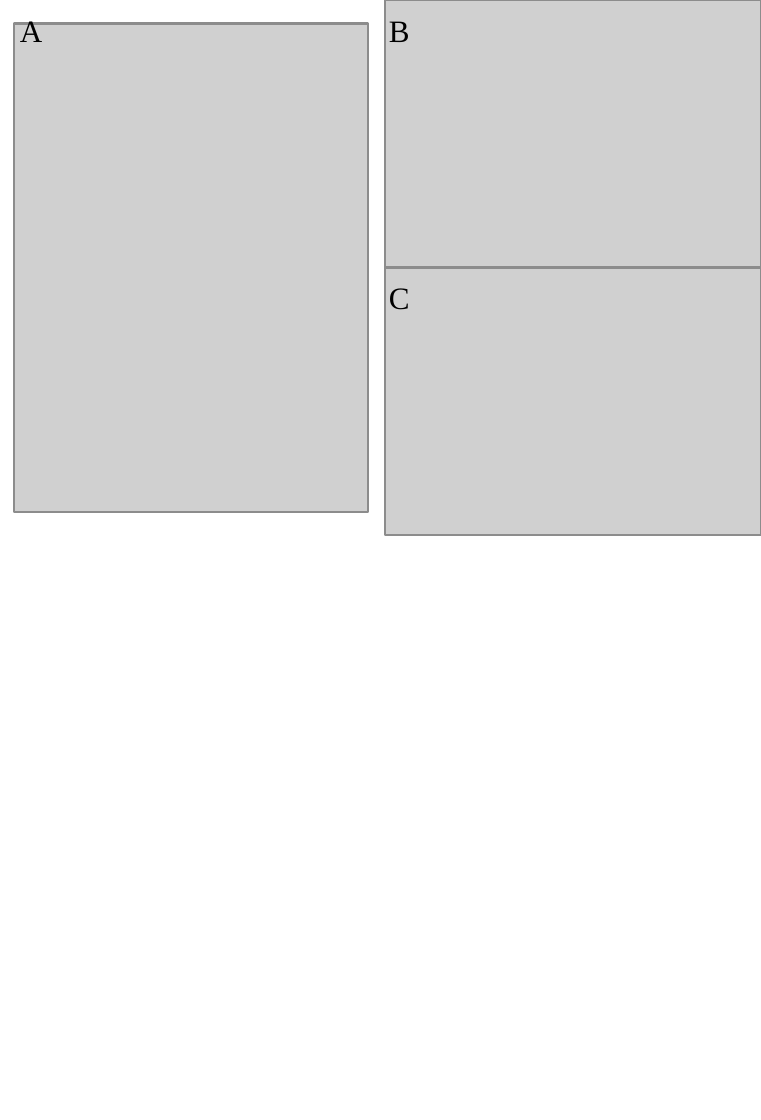
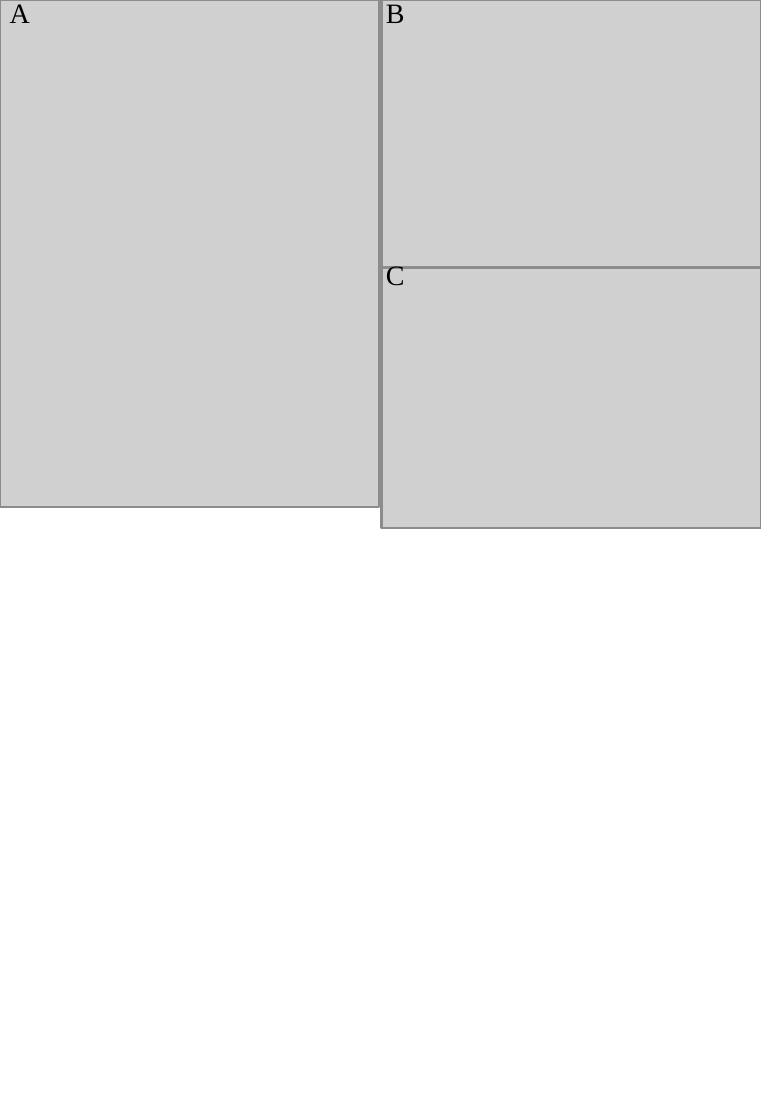
Before and after one commit to Shawnzty/tACS-Attention, a slide deck: slide 2 of docs/figures.pptx. Drawn at 761x1120 pixels with LibreOffice and Linux fonts; fonts in the diff are those of the drawing; grey boxes stand for pictures. Boxes give left, top, right and bottom in pixels: in the first picture for what was removed or moved away, otherwise in the second. Text is boxed around its words. In the diff, an @@ line names an element or a change of style, - is before the commit and + after.

```diff
--- a/docs/figures.pptx
+++ b/docs/figures.pptx
@@ size 10 to 9 pt in 3 elements at (x1=386, y1=4, x2=405, y2=23), (x1=386, y1=266, x2=405, y2=286), (x1=10, y1=4, x2=30, y2=23) @@
@@ text "A" moved from (x1=20, y1=17, x2=42, y2=42) to (x1=10, y1=4, x2=30, y2=23) @@
@@ picture resized from (x1=13, y1=22, x2=367, y2=510) to (x1=0, y1=0, x2=378, y2=506) @@
@@ text "B" moved from (x1=389, y1=21, x2=410, y2=42) to (x1=386, y1=4, x2=405, y2=23) @@
@@ picture moved from (x1=385, y1=0, x2=761, y2=266) to (x1=380, y1=0, x2=759, y2=266) @@
@@ text "C" moved from (x1=389, y1=288, x2=410, y2=310) to (x1=386, y1=266, x2=405, y2=286) @@
@@ picture moved from (x1=385, y1=266, x2=761, y2=533) to (x1=380, y1=260, x2=759, y2=526) @@
```
Also in this commit, not shown: 13 other files.
